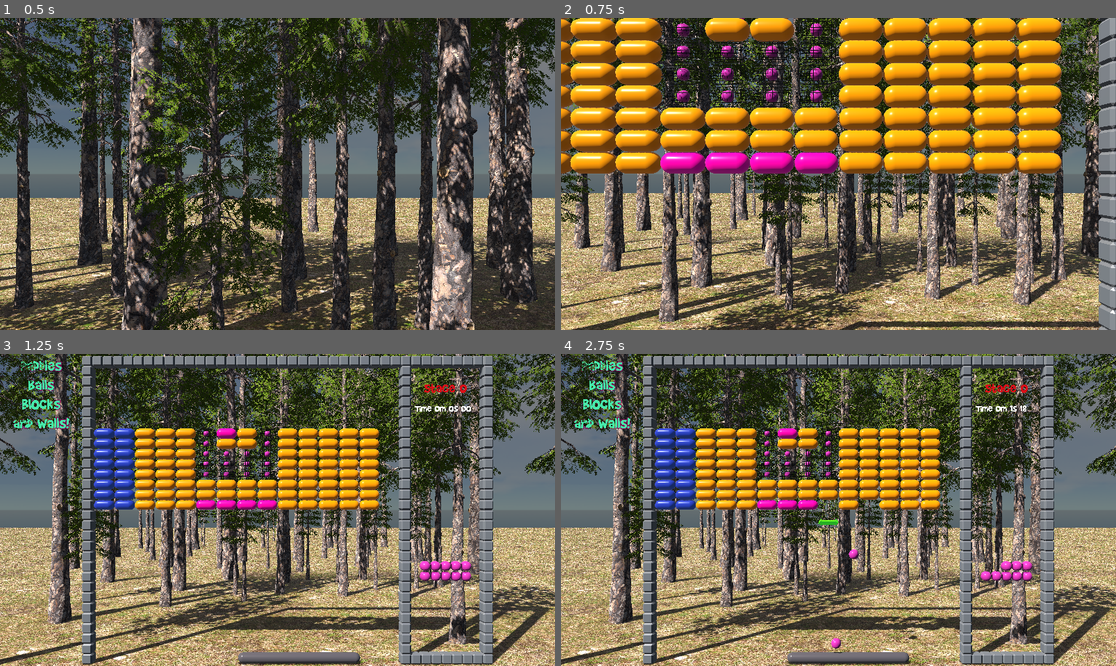
Above: before the commit, frames 1-4 (two rows, left to right).
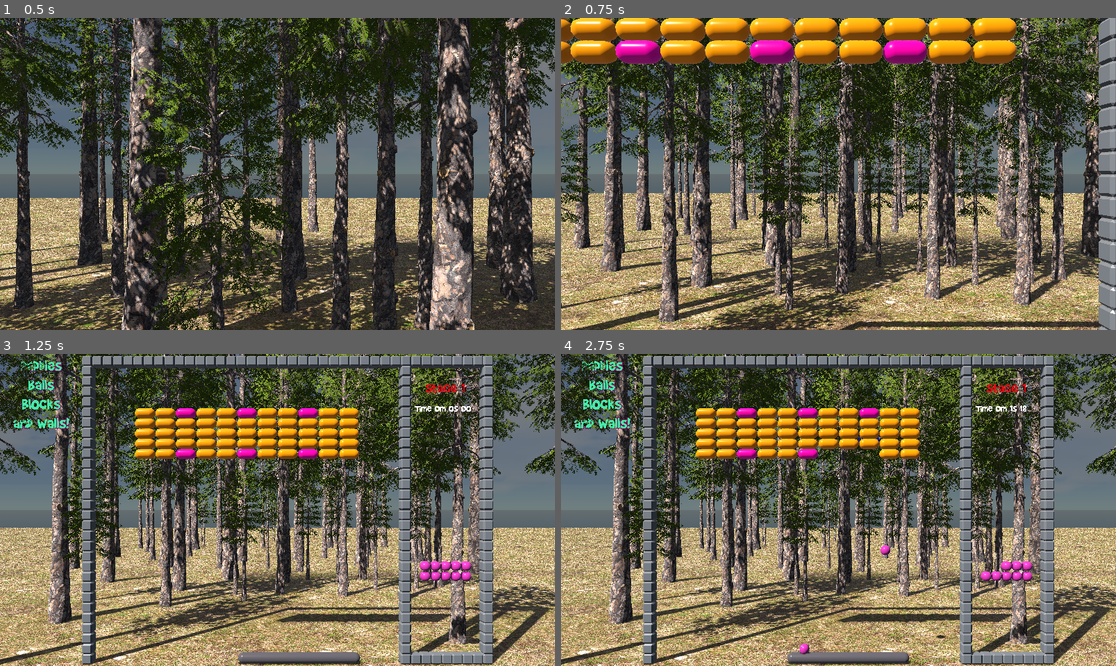
Above: after the commit, the same moments.

Repository: Chaduke/paddles_balls_blocks_walls
Game: Godot game, scene res://scenes/main.tscn
The game is run twice, just before and just after one commit, with the same random seed, the same clock (stepped at 60 frames per second) and the same inputs.
Inputs (mouse positions are in pixels of both pictures, inside the frame that each line leads up to):
- Up to frame 1 (0.5 s): no input
- Up to frame 2 (0.75 s): move the mouse to (866, 174) at 0.52 s; press the mouse at (866, 174) at 0.53 s; right-click (866, 174) at 0.6 s
- Up to frame 3 (1.25 s): no input
- Up to frame 4 (2.75 s): tap Enter at 1.25 s; move the mouse to (810, 510) at 1.27 s; release the mouse at (810, 510) at 1.28 s; click (810, 510) at 1.35 s; right-click (810, 510) at 1.55 s; move the mouse to (849, 503) at 2.02 s; press the mouse at (849, 503) at 2.03 s; right-click (849, 503) at 2.1 s

Frame 1 is identical in both runs. In frame 2, 32% of the frame differs, in the area x 0-91%, y 0-50%; in frame 3, 13%; in frame 4, 13%.

Commit message:
Pauses after each stage and loading back to beginning working now.

Diff:
--- a/scenes/stage.tscn
+++ b/scenes/stage.tscn
@@ -78,3 +78,40 @@
 script = ExtResource("8_jrwyw")
 
 [node name="forest" parent="." instance=ExtResource("8_y451n")]
+
+[node name="stage_clear_label" type="Label3D" parent="."]
+transform = Transform3D(1, 0, 0, 0, 1, 0, 0, 0, 1, 16, 16, 0)
+visible = false
+modulate = Color(0.983983, 0.286034, 0, 1)
+text = "Stage 0 Cleared!"
+font = ExtResource("7_eeplf")
+font_size = 300
+outline_size = 50
+
+[node name="stage_clear_label2" type="Label3D" parent="."]
+transform = Transform3D(1, 0, 0, 0, 1, 0, 0, 0, 1, 16, 14.4222, 0)
+visible = false
+modulate = Color(0.984314, 0, 0, 1)
+text = "Click to load next level"
+font = ExtResource("7_eeplf")
+font_size = 200
+outline_size = 40
+
+[node name="all_stages_clear_label" type="Label3D" parent="."]
+transform = Transform3D(1, 0, 0, 0, 1, 0, 0, 0, 1, 16, 16, 0)
+visible = false
+modulate = Color(0.983983, 0.286034, 0, 1)
+text = "ALL STAGES CLEARED!!
+"
+font = ExtResource("7_eeplf")
+font_size = 300
+outline_size = 50
+
+[node name="all_stages_clear_label2" type="Label3D" parent="."]
+transform = Transform3D(1, 0, 0, 0, 1, 0, 0, 0, 1, 16, 14.4222, 0)
+visible = false
+modulate = Color(0.984314, 0, 0, 1)
+text = "Click to play again, ESC to exit"
+font = ExtResource("7_eeplf")
+font_size = 200
+outline_size = 40
--- a/scripts/ball.gd
+++ b/scripts/ball.gd
@@ -44,4 +44,4 @@
 	else:
 		# catch all for other block types
 		block_body.queue_free()
-	linear_velocity *= 1.1
+	#linear_velocity *= 1.1
--- a/scripts/global.gd
+++ b/scripts/global.gd
@@ -6,7 +6,7 @@
 var slot3 = false
 var slot4 = false
 
-var current_stage = 1
+var current_stage = 2
 
 func find_free_slot():
 	if not slot1:
--- a/scripts/pickup_item.gd
+++ b/scripts/pickup_item.gd
@@ -10,7 +10,7 @@
 var state
 var start_position
 var elapsed_time = 0.0
-var timer = 2
+var timer = 1
 var slot = 0
 
 var target_position = Vector3(0,0,0)
@@ -104,6 +104,7 @@
 	else:
 		state = 3
 		pickup_timer.visible = true
+		rotation.x = 0
 
 func pick_random():
 	var rng = RandomNumberGenerator.new()
--- a/scripts/stage.gd
+++ b/scripts/stage.gd
@@ -18,6 +18,20 @@
 	if stages_available:
 		if current_blocks and current_blocks.get_child_count() == 0:
 			on_stage_cleared()
+	else:
+		if Input.is_action_just_pressed("spawn_ball") \
+		or Input.is_action_just_pressed("swing_paddle"):
+			stages_available = true
+			Global.current_stage =  2
+			$all_stages_clear_label.visible = false
+			$all_stages_clear_label2.visible = false
+			get_tree().reload_current_scene()
+			load_stage(Global.current_stage)
+
+	if (Input.is_action_just_pressed("spawn_ball") \
+	or Input.is_action_just_pressed("swing_paddle")) \
+	and $stage_clear_label.visible == true:
+		load_next_stage()
 
 func load_stage(stage_number):
 	if current_blocks:
@@ -29,10 +43,18 @@
 		add_child(current_blocks)
 		$stage_label.text = "Stage " + str(Global.current_stage - 1)
 	else:
-		print("No more stages available")
+		$all_stages_clear_label.visible = true
+		$all_stages_clear_label2.visible = true
 		stages_available = false
 
 func on_stage_cleared():
+	$stage_clear_label.text = "Stage " + str(Global.current_stage) + " Cleared!"
+	$stage_clear_label.visible = true
+	$stage_clear_label2.visible = true
+
+func load_next_stage():
+	$stage_clear_label.visible = false
+	$stage_clear_label2.visible = false
 	Global.current_stage += 1
 	get_tree().reload_current_scene()
 	load_stage(Global.current_stage)
